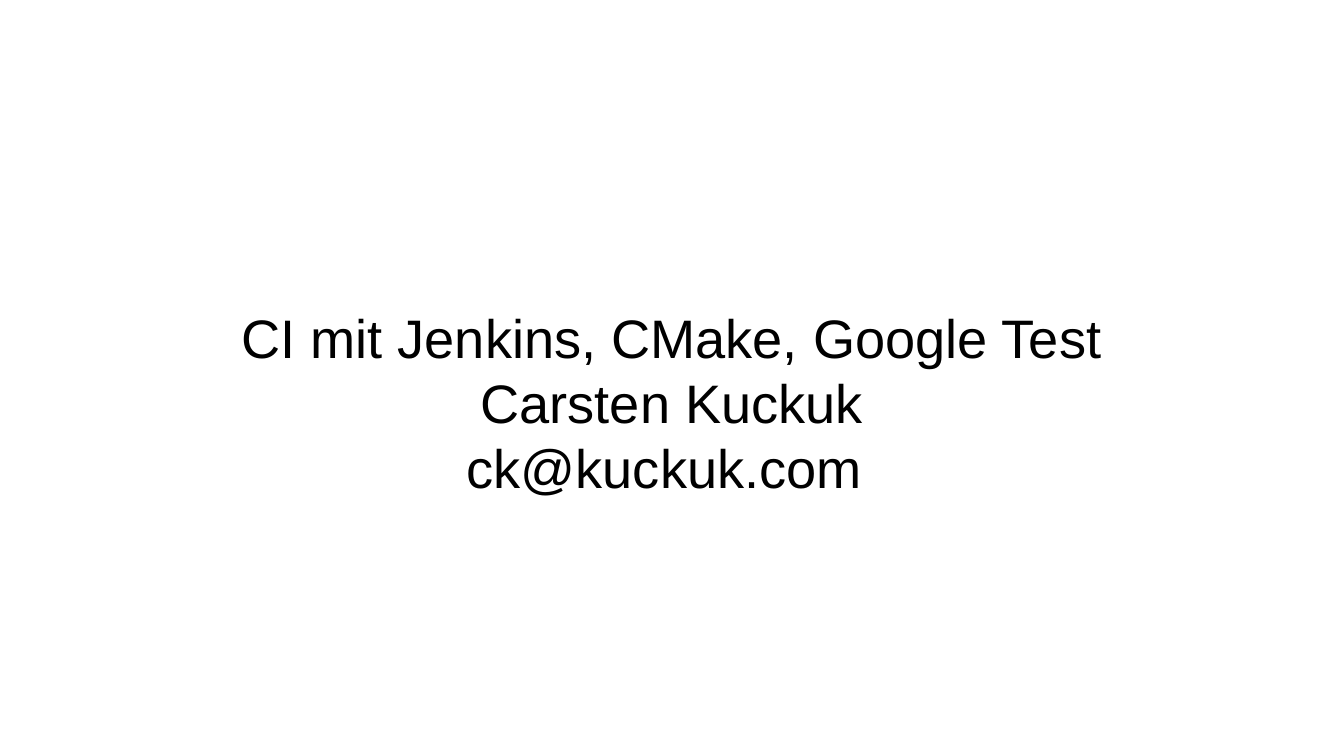
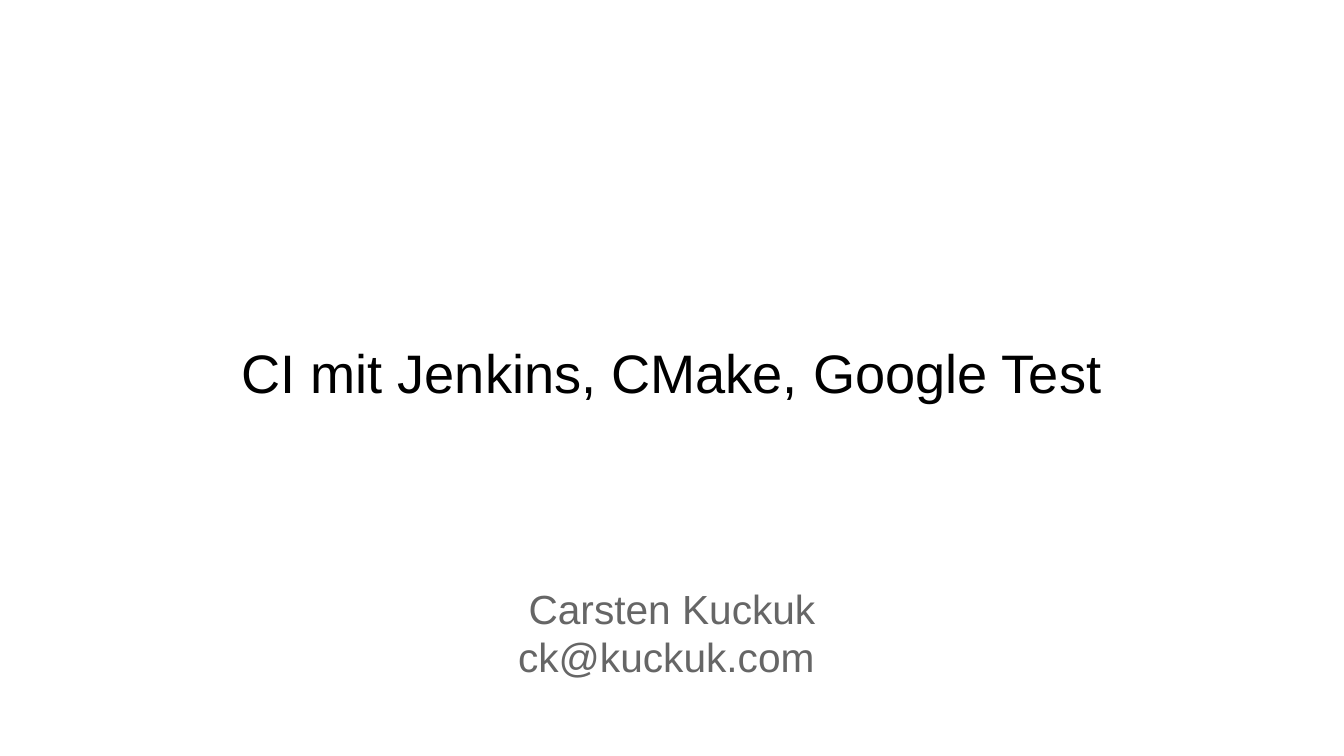
Before and after one commit to carstenkuckuk/CppUGBochum, a slide deck: slide 1 of doc/20180920_CppUGBochum_CI_Jenkins_CMake_GoogleTest.odp. Drawn at 1344x756 pixels with LibreOffice and Linux fonts; fonts in the diff are those of the drawing; background and template pictures are left out. Boxes give left, top, right and bottom in pixels: in the first picture for what was removed or moved away, otherwise in the second. Text is boxed around its words. In the diff, an @@ line names an element or a change of style, - is before the commit and + after.

```diff
--- a/doc/20180920_CppUGBochum_CI_Jenkins_CMake_GoogleTest.odp
+++ b/doc/20180920_CppUGBochum_CI_Jenkins_CMake_GoogleTest.odp
@@ subtitle "CI mit Jenkins, CMake, Google ..." moved from (x1=241, y1=318, x2=1101, y2=496) to (x1=241, y1=353, x2=1101, y2=678) @@
@@ subtitle at (x1=518, y1=594, x2=815, y2=678): size 32 to 24 pt, text colour #000000 to #666666 in "Carsten Kuckuk", "ck@kuckuk.com" @@
```
Also in this commit, not shown: 13 other slides changed.
